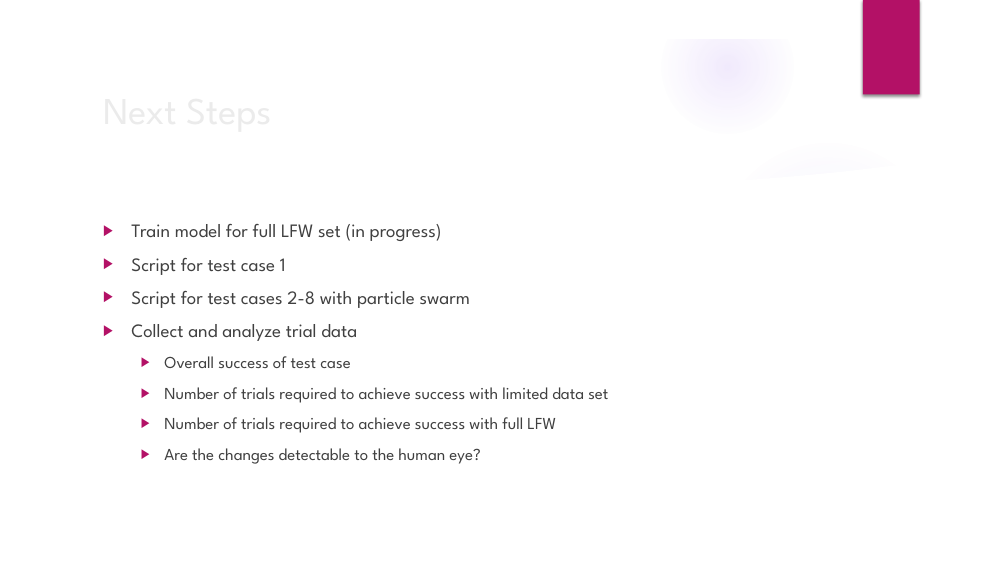
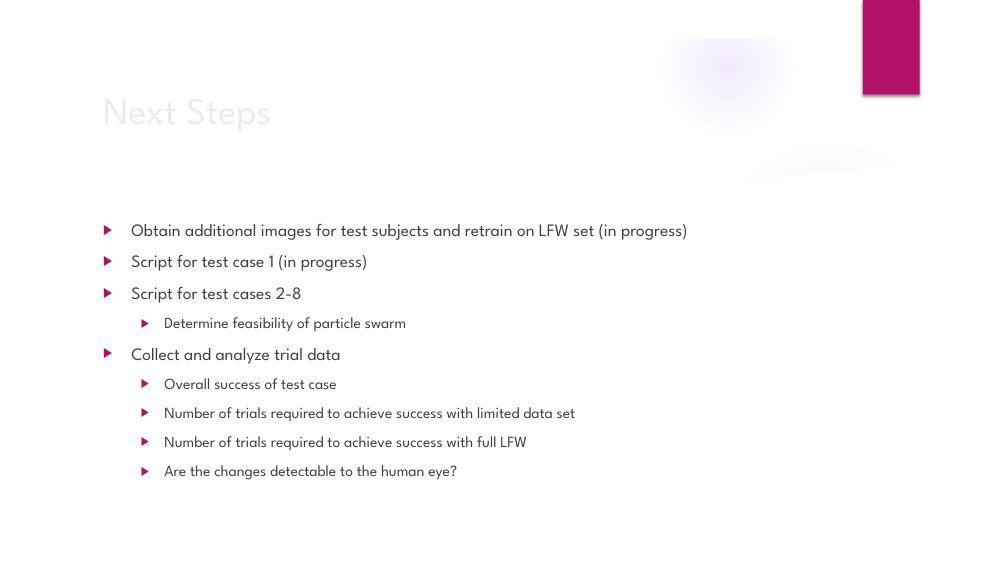
Before and after one commit to erstrong/BigDataSystemsandIntelligenceAnalytics, a slide deck: slide 12 of AdversarialFaceRecognition/ProgressReport.pptx (slide 11 before the commit). Drawn at 1008x567 pixels with LibreOffice and Linux fonts; fonts in the diff are those of the drawing; background and template pictures are left out. Boxes give left, top, right and bottom in pixels: in the first picture for what was removed or moved away, otherwise in the second. Text is boxed around its words. In the diff, an @@ line names an element or a change of style, - is before the commit and + after.

```diff
--- a/AdversarialFaceRecognition/ProgressReport.pptx
+++ b/AdversarialFaceRecognition/ProgressReport.pptx
@@ text at bbox=[131, 224, 688, 331]: text changed; size 18 to 16.6 pt @@
-▶ Train model for full LFW set (in progress)
-▶ Script for test case 1
-▶ Script for test cases 2-8 with particle swarm
+▶ Obtain additional images for test subjects and retrain on LFW set (in progress)
+▶ Script for test case 1 (in progress)
+▶ Script for test cases 2-8
+  ▶ Determine feasibility of particle swarm
@@ text at bbox=[131, 348, 576, 480]: size 18 to 16.6 pt in "Collect and analyze trial data"; size 16 to 14.8 pt in "Overall success of test case", "Number of trials required to achieve success ...", "Number of trials required to achieve success ...", "Are the changes detectable to the human ..." @@
```
Also in this commit, not shown: 9 other slides changed, 2 slides added, 1 slide removed, 35 other files.
